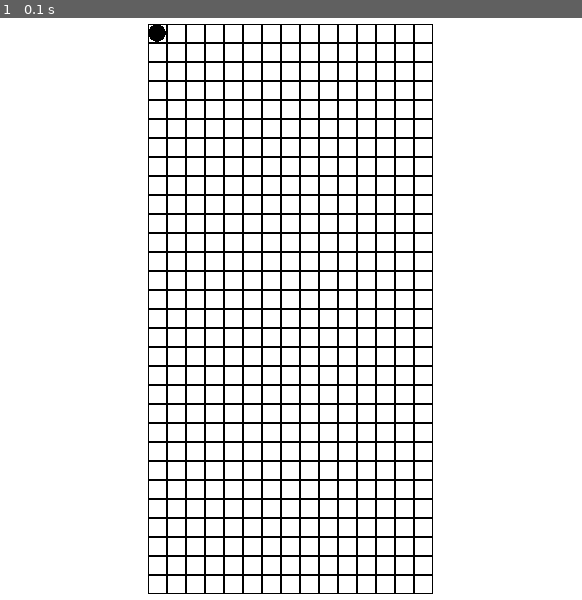
Above: before the commit, frame 1.
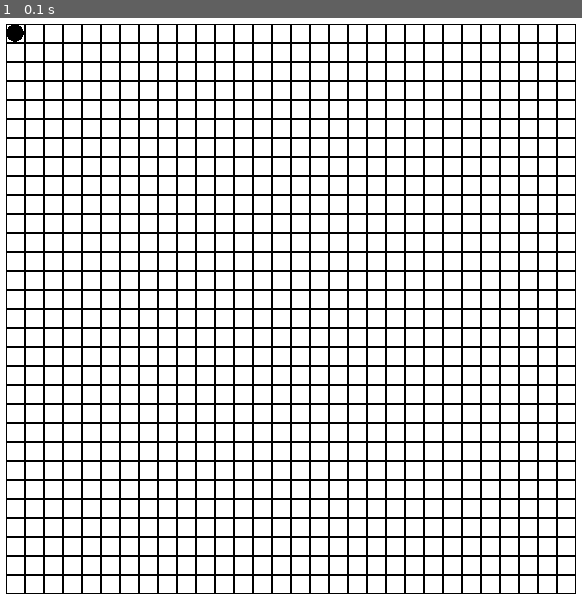
Above: after the commit, the same moment.

Repository: djog/the_hunger_games
Game: pygame game, started from main.py
Two runs of this game, one before a commit and one after it. Both use one fixed random seed, a clock stepped at 60 frames per second and the inputs below.
Inputs:
- Up to frame 1 (0.1 s): no input

The runs differ from the first frame. In frame 1, 19% of the frame differs, in the area x 1-99%, y 1-99%.

Commit message:
Some architectural changes

Diff:
--- a/graphics/pygame_manager.py
+++ b/graphics/pygame_manager.py
@@ -7,7 +7,7 @@
 class Graphics(object):
 
     def __init__(self, window_size, world_size: tuple):
-        self.w = World(world_size)
+        self.world = World(world_size)
         pygame.init()
         self.screen = pygame.display.set_mode(window_size)
         self.Running = True
@@ -18,7 +18,7 @@
             if event.type == pygame.QUIT:
                 self.Running = False
 
-    def draw(self, a: Agent):
+    def draw(self):
         self.screen.fill((255, 255, 255))
 
         # Calculate cell size based on the world size and window size
@@ -37,7 +37,8 @@
         offset_width += agent_size
         offset_height += agent_size
 
-        pygame.draw.circle(self.screen, [0, 0, 0], [int((a.location.x * cell_size) + offset_width), int((a.location.y * cell_size) + offset_height)], agent_size)
+        for a in self.world.agents:
+            pygame.draw.circle(self.screen, [0, 0, 0], [int((a.location.x * cell_size) + offset_width), int((a.location.y * cell_size) + offset_height)], agent_size)
 
         pygame.display.flip()
 
--- a/logics/world.py
+++ b/logics/world.py
@@ -1,7 +1,20 @@
 from pygame.math import Vector2
+
+from logics.agent import Agent
+
 
 class World:
 
     def __init__(self, size: tuple):
         self.size = Vector2()
         self.size.x, self.size.y = size
+
+        self.agents = []
+
+    def add_agent(self, a: Agent):
+        self.agents.append(a)
+
+    def update(self):
+        # update agents
+        for a in self.agents:
+            a.update()
--- a/main.py
+++ b/main.py
@@ -4,12 +4,13 @@
 if __name__ == "__main__":
     print("Hello SNEK")
 
-    p = Graphics((600, 600), (15, 30))
-    a = Agent()
+    p = Graphics((600, 600), (30, 30))
+
+    p.world.add_agent(Agent())
 
     while p.Running:
         p.parse_events()
-        a.update()
-        p.draw(a)
+        p.world.update()
+        p.draw()
 
     p.close()
